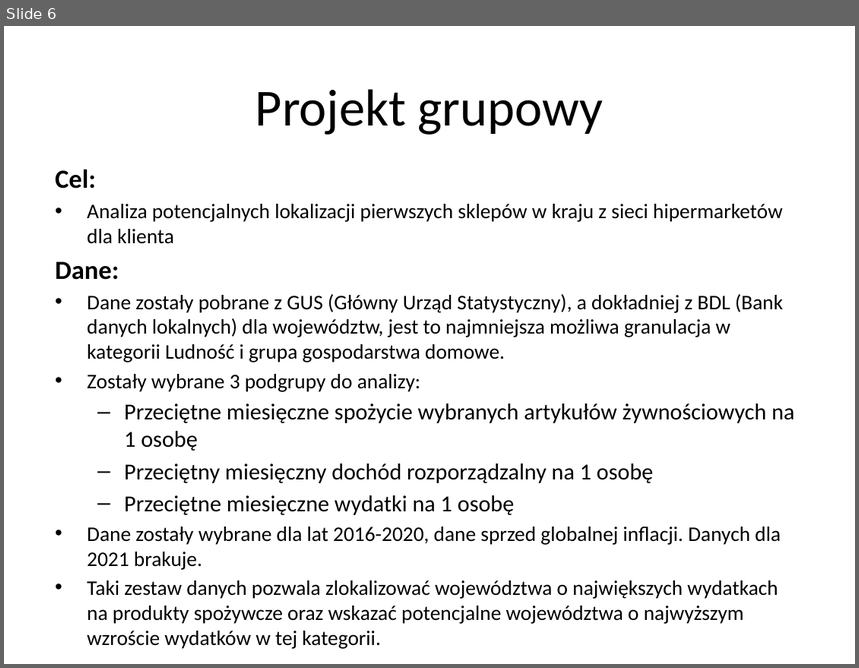
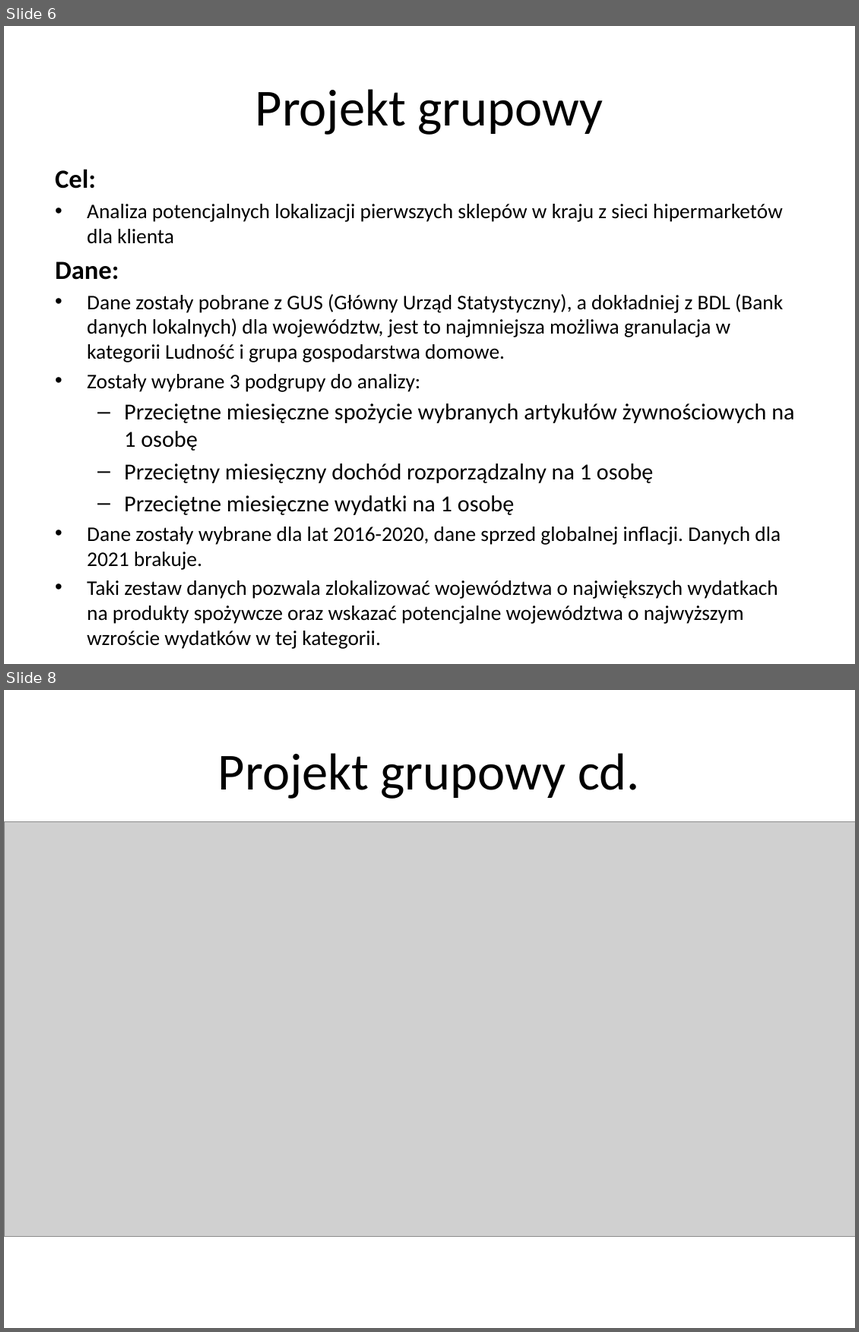
Before and after one commit to PoVerGrr/BGD-Projekt, a slide deck: Riak_BGD.pptx. Shown one above the other, each under a label of ours: slide 6 before the commit, slides 6 and 8 after it; the slides between them are not shown. The pictures are 859x668 and 859x1332 pixels, drawn with LibreOffice and Linux fonts; fonts in the diff are those of the drawing; grey boxes stand for pictures; background and template pictures are left out. Boxes give left, top, right and bottom in pixels: in the first picture for what was removed or moved away, otherwise in the second. Text is boxed around its words. In the diff, an @@ line names an element or a change of style, - is before the commit and + after.

```diff
--- a/Riak_BGD.pptx
+++ b/Riak_BGD.pptx
@@ slide 8 added at (4,690,855,1328), background picture (left out) @@
@@ title added at (218,753,640,799), 44 pt, text #000000 @@
+Projekt grupowy cd.
@@ picture added at (4,822,855,1237) @@
```
Also in this commit, not shown: 2 slides changed, 2 other slides added.
